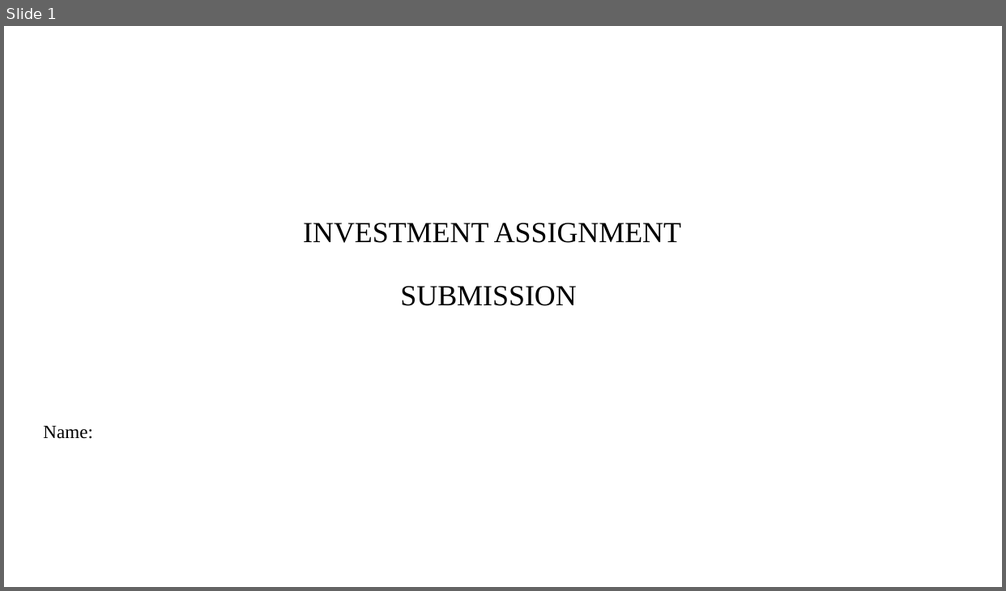
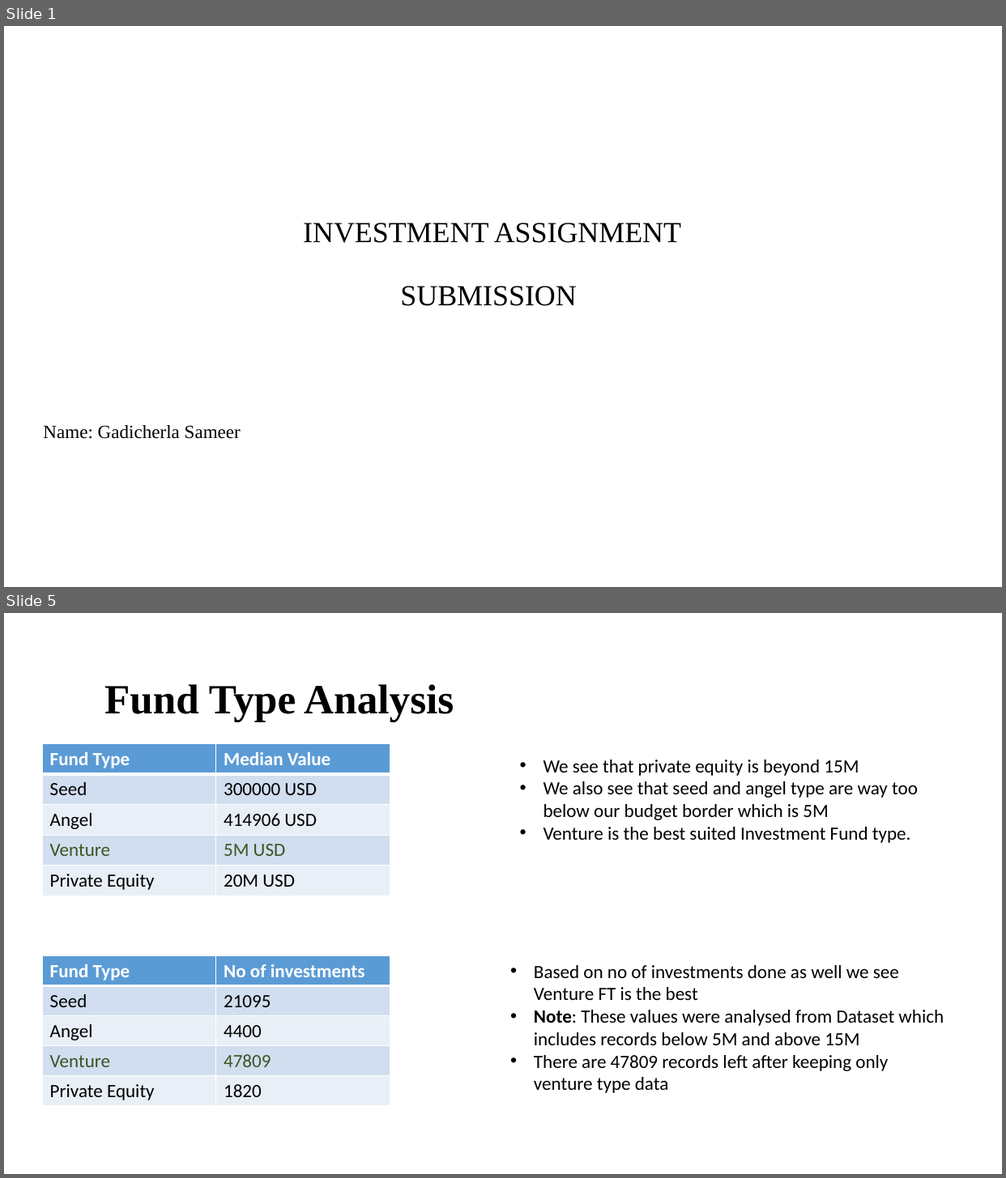
Before and after one commit to sameerg07/EDA_SparkFunds, a slide deck: Data/INVEST.pptx. Shown one above the other, each under a label of ours: slide 1 before the commit, slides 1 and 5 after it; the slides between them are not shown. The pictures are 1006x591 and 1006x1178 pixels, drawn with LibreOffice and Linux fonts; fonts in the diff are those of the drawing; background and template pictures are left out. Boxes give left, top, right and bottom in pixels: in the first picture for what was removed or moved away, otherwise in the second. Text is boxed around its words. In the diff, an @@ line names an element or a change of style, - is before the commit and + after.

```diff
--- a/Data/INVEST.pptx
+++ b/Data/INVEST.pptx
@@ slide 5 added at <box>4,613,1002,1174</box>, background #FFFFFF @@
@@ title added at <box>104,684,454,722</box>, 40 pt, text #000000, bold @@
+Fund Type Analysis
@@ table added at <box>42,744,390,894</box>, 5 rows, 2 columns @@
+Fund Type | Median Value
+Seed | 300000 USD
+Angel | 414906 USD
+Venture | 5M USD
+Private Equity | 20M USD
@@ text added at <box>543,760,918,843</box>, 18 pt, text #000000 @@
+• We see that private equity is beyond 15M
+• We also see that seed and angel type are way too below our budget border which is 5M
+• Venture is the best suited Investment Fund type.
@@ table added at <box>42,956,390,1105</box>, 5 rows, 2 columns @@
+Fund Type | No of investments
+Seed | 21095
+Angel | 4400
+Venture | 47809
+Private Equity | 1820
@@ text added at <box>534,965,944,1093</box>, 18 pt, text #000000 @@
+• Based on no of investments done as well we see Venture FT is the best
+• Note: These values were analysed from Dataset which includes records below 5M and above 15M
+• There are 47809 records left after keeping only venture type data
@@ slide 1 changed as well @@
@@ subtitle at <box>43,425,241,439</box>: text changed @@
-Name:
+Name: Gadicherla Sameer
```
Also in this commit, not shown: 9 other slides added, 9 slides removed, 4 other files.
